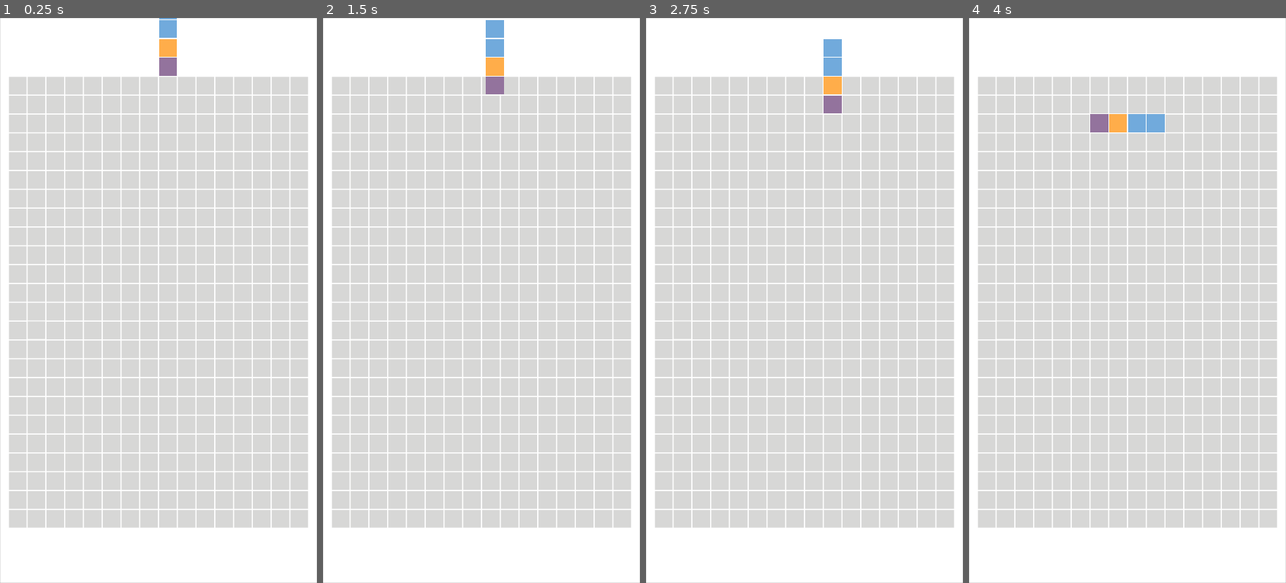
Above: before the commit, frames 1-4 (left to right).
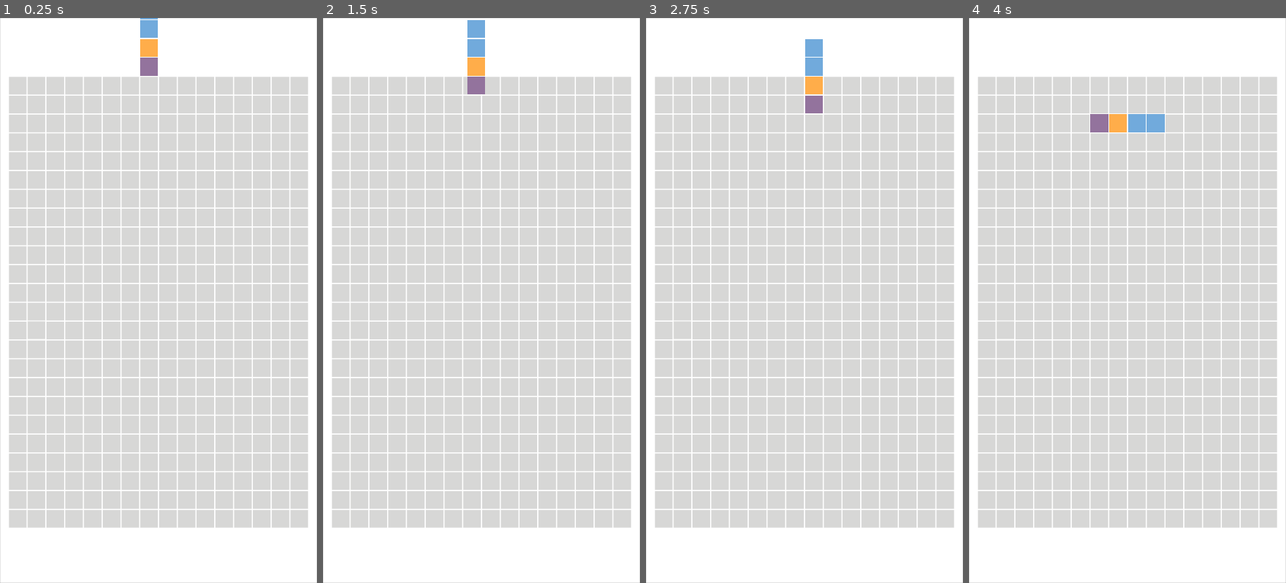
Above: after the commit, the same moments.

Repository: arabbani/tetris-game
Game: Godot game, scene res://scenes/game_window.tscn
Two runs of this game, one before a commit and one after it. Both use one fixed random seed, a clock stepped at 60 frames per second and the inputs below. The project has no main scene, so this scene is started directly.
Inputs (mouse positions are in pixels of both pictures, inside the frame that each line leads up to):
- Up to frame 1 (0.25 s): no input
- Up to frame 2 (1.5 s): tap Enter at 0.5 s; move the mouse to (551, 272) at 0.52 s; hold Right (ui_right) 0.53-1.28 s; move the mouse to (418, 328) at 1.27 s; hold Left (ui_left) from 1.28 s (still down)
- Up to frame 3 (2.75 s): tap Space at 2 s; move the mouse to (836, 176) at 2.02 s; release Left (ui_left) at 2.03 s; hold Right (ui_right) from 2.03 s (still down)
- Up to frame 4 (4 s): tap Enter at 2.75 s; move the mouse to (1111, 413) at 2.77 s; release Right (ui_right) at 2.78 s; hold Up (ui_up) 2.78-3.53 s; tap Space at 3.5 s; move the mouse to (1222, 385) at 3.52 s; hold Left (ui_left) from 3.53 s (still down)

The runs differ from the first frame. In frame 1, 1.1% of the frame differs, in the area x 44-56%, y 0-11%; in frame 2, 1.4%, in the area x 45-58%, y 0-14%; in frame 3, 1.4%; in frame 4, nothing differs.

Commit message:
x-offset fixed

Diff:
--- a/scripts/game_grid.gd
+++ b/scripts/game_grid.gd
@@ -295,7 +295,7 @@
 func rotate_tetromino():
 	var rotated_index = current_tetromino.next_active_tetromino_index()
 	var rotated_tetromino = current_tetromino.tetromino["position"][rotated_index]
-	var x_start = get_x_start(current_tetromino.current_x_offset())
+	var x_start = get_x_start(current_tetromino.tetromino["x_offset"][rotated_index])
 	var y_start = get_y_start(current_tetromino.tetromino["y_offset"][rotated_index])
 	var wall_kick = 0
 	if !move_allowed(x_start, y_start, rotated_tetromino, Vector2(0, 0)):
@@ -425,8 +425,16 @@
 	var active_tetromino_index = 0
 	var active_tetromino = null
 	var tiles = []
-	var tetromino_x_offset = 6
-	var tetromino_y_offset = {
+	var tetromino_x_offsets = {
+		"Z": [6, 6, 6, 7],
+		"S": [6, 6, 6, 7],
+		"J": [7, 6, 6, 6],
+		"T": [6, 7, 6, 6],
+		"L": [6, 6, 7, 6],
+		"I": [6, 6, 5, 6],
+		"O": [6, 6, 6, 6]
+	}
+	var tetromino_y_offsets = {
 		"Z": [-2, -3, -3, -3],
 		"S": [-2, -3, -3, -3],
 		"J": [-3, -2, -3, -3],
@@ -438,7 +446,8 @@
 
 	func _init(tetromino):
 		self.tetromino = tetromino
-		tetromino["y_offset"] = tetromino_y_offset[tetromino["name"]]
+		tetromino["x_offset"] = tetromino_x_offsets[tetromino["name"]]
+		tetromino["y_offset"] = tetromino_y_offsets[tetromino["name"]]
 		active_tetromino_index = floor(rand_range(0, tetromino["position"].size()))
 		select_active_tetromino()
 
@@ -473,7 +482,7 @@
 		tiles = array
 
 	func current_x_offset():
-		return tetromino_x_offset
+		return tetromino["x_offset"][active_tetromino_index]
 
 	func current_y_offset():
 		return tetromino["y_offset"][active_tetromino_index]
@@ -483,7 +492,9 @@
 			tetromino["y_offset"][i] += 1
 
 	func move_left():
-		tetromino_x_offset -= 1
+		for i in tetromino["x_offset"].size():
+			tetromino["x_offset"][i] -= 1
 
 	func move_right():
-		tetromino_x_offset += 1
+		for i in tetromino["x_offset"].size():
+			tetromino["x_offset"][i] += 1
